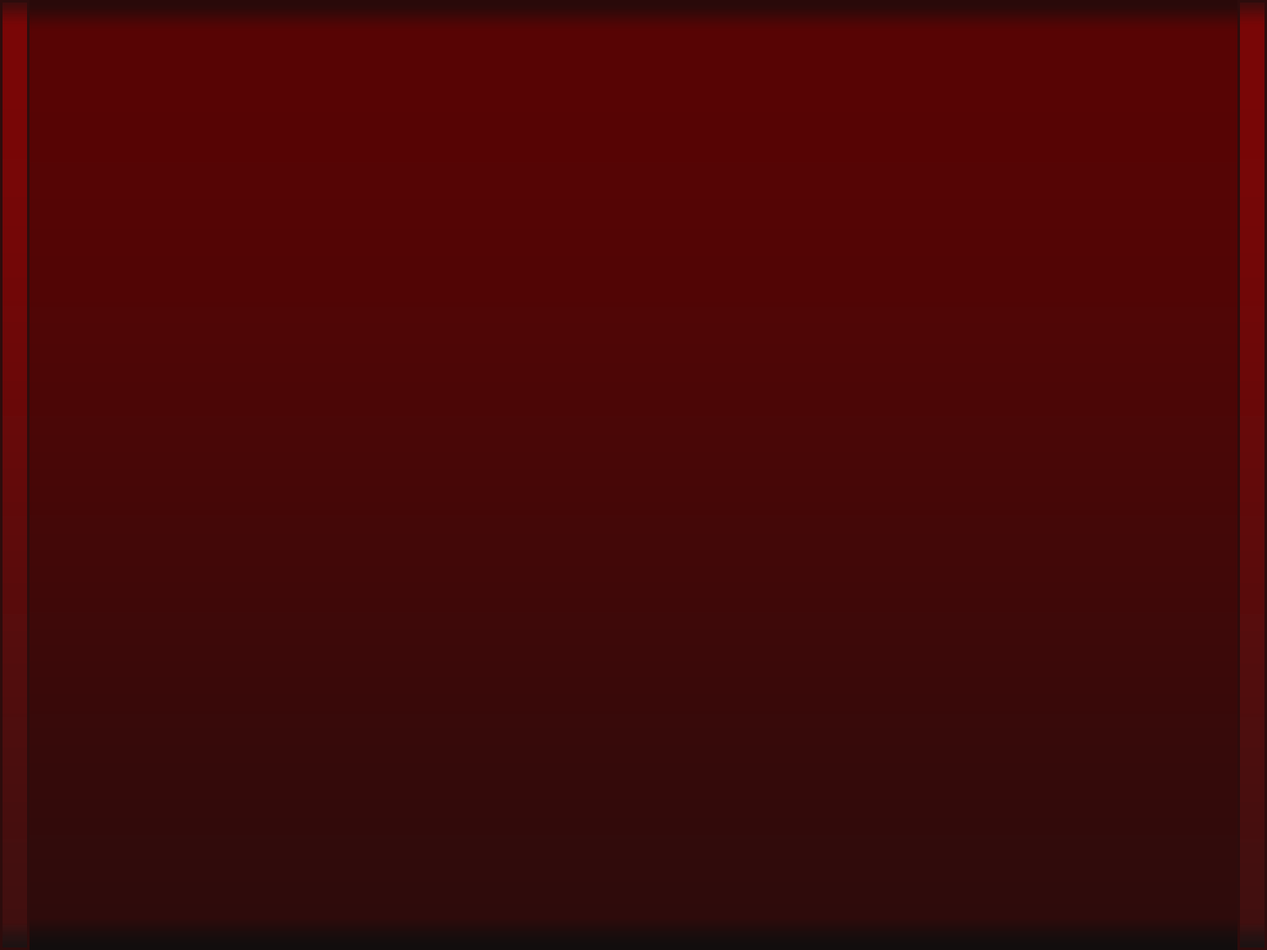
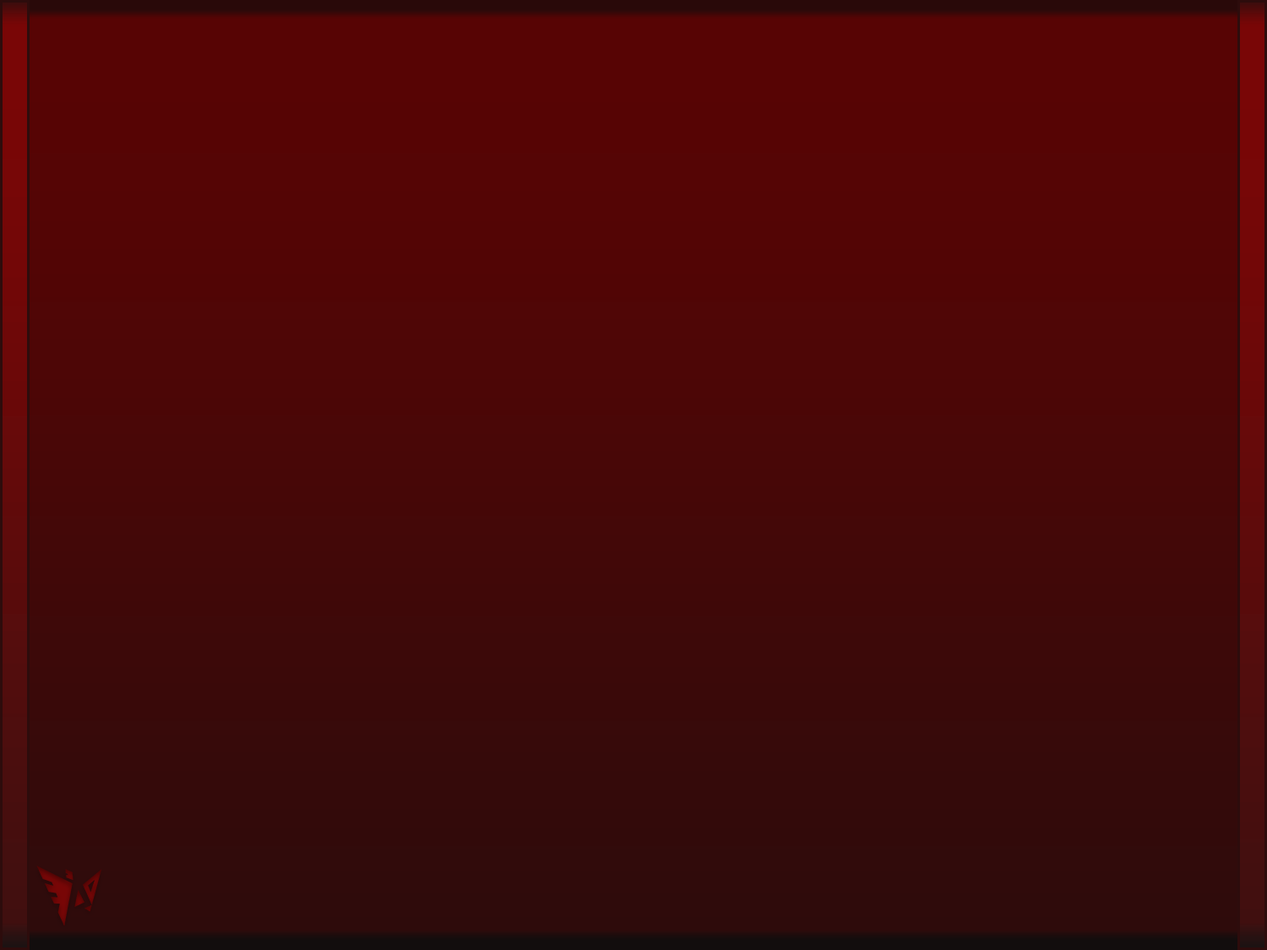
The second 1267 × 950 image is a revision of the first. Changes to its layers:
added layer "cleanlogo" above "图层 0 拷贝" over [36,865,102,927]
